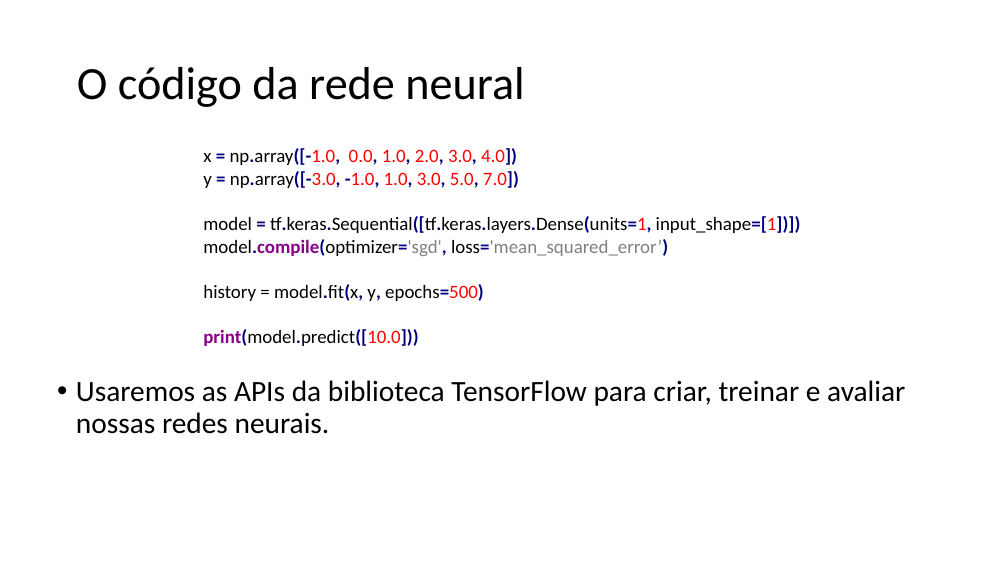
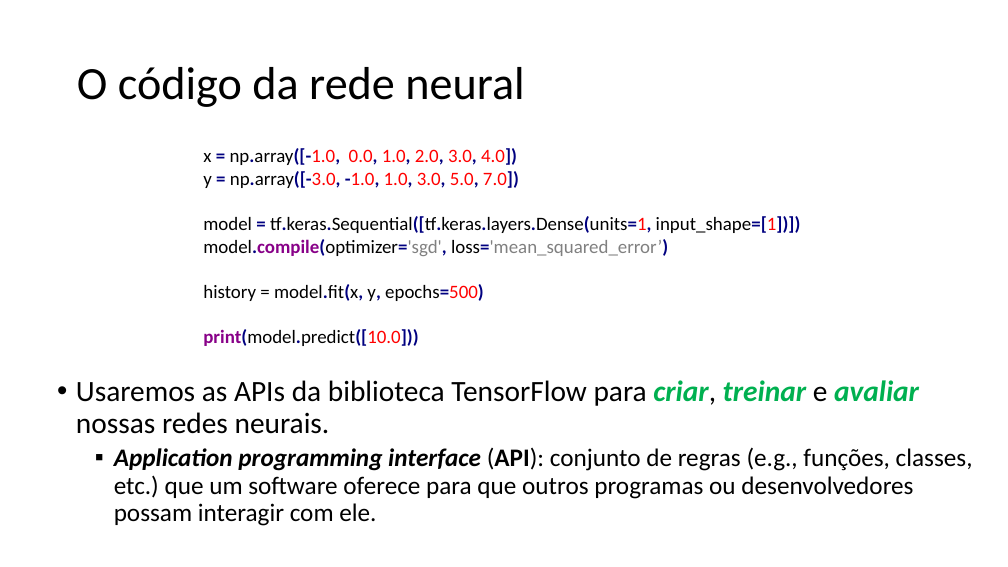
Before and after one commit to zz4fap/tp557-iot-ml, a slide deck: slide 5 of slides/TP557_7_Regressão_com_DNNs_parte_I.pptx (slide 4 before the commit). Drawn at 1008x567 pixels with LibreOffice and Linux fonts; fonts in the diff are those of the drawing. Boxes give left, top, right and bottom in pixels: in the first picture for what was removed or moved away, otherwise in the second. Text is boxed around its words. In the diff, an @@ line names an element or a change of style, - is before the commit and + after.

```diff
--- a/slides/TP557_7_Regressão_com_DNNs_parte_I.pptx
+++ b/slides/TP557_7_Regressão_com_DNNs_parte_I.pptx
@@ text at (76,380,919,434): text colour #000000 to #00B050, bold on, italic on in "criar, treinar avaliar" @@
@@ text at (114,447,973,526): paragraph added @@
+  ▪ Application programming interface (API): conjunto de regras (e.g., funções, classes, etc.) que um software oferece para que outros programas ou desenvolvedores possam interagir com ele.
```
Also in this commit, not shown: 12 other slides changed, 4 slides added, 1 other file.
